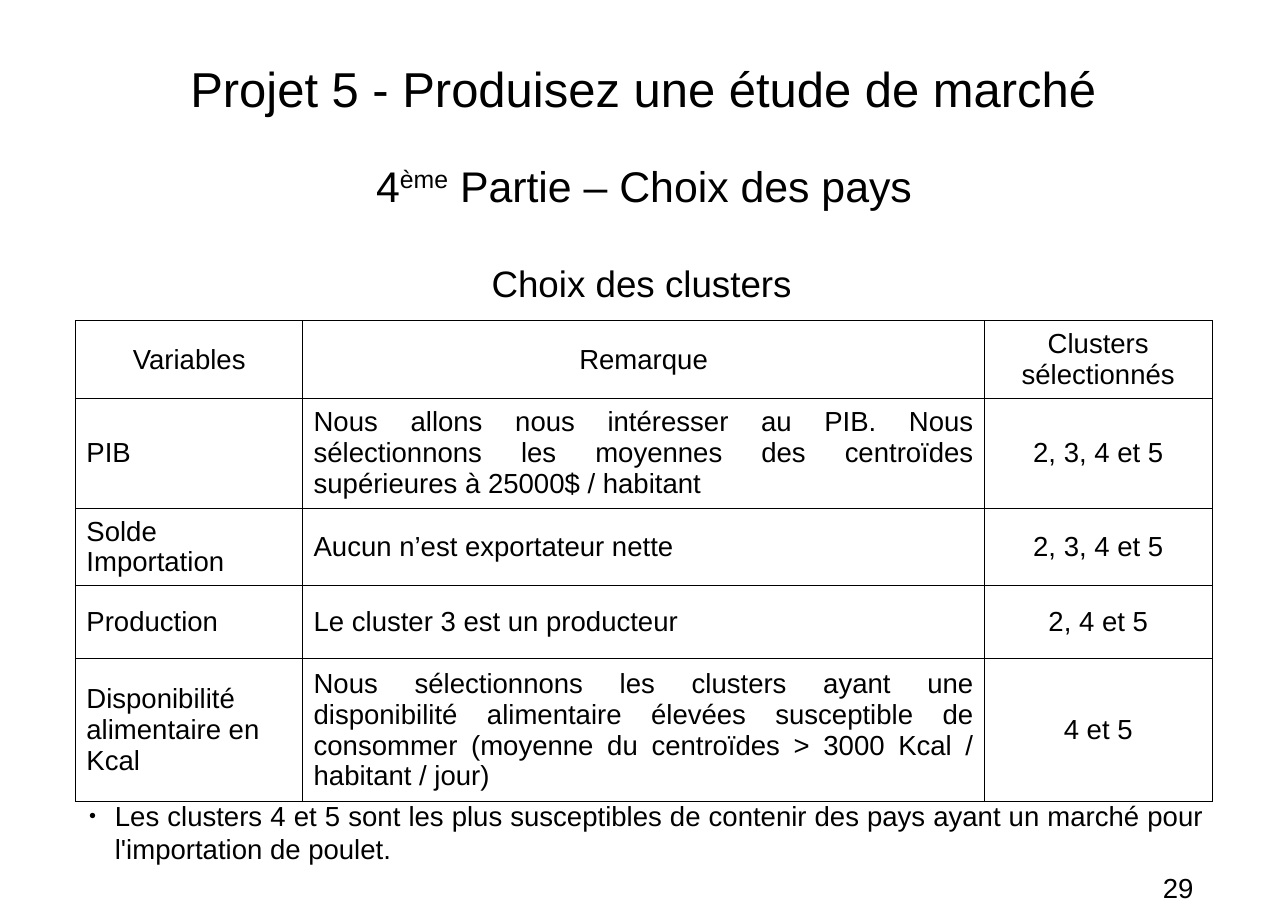
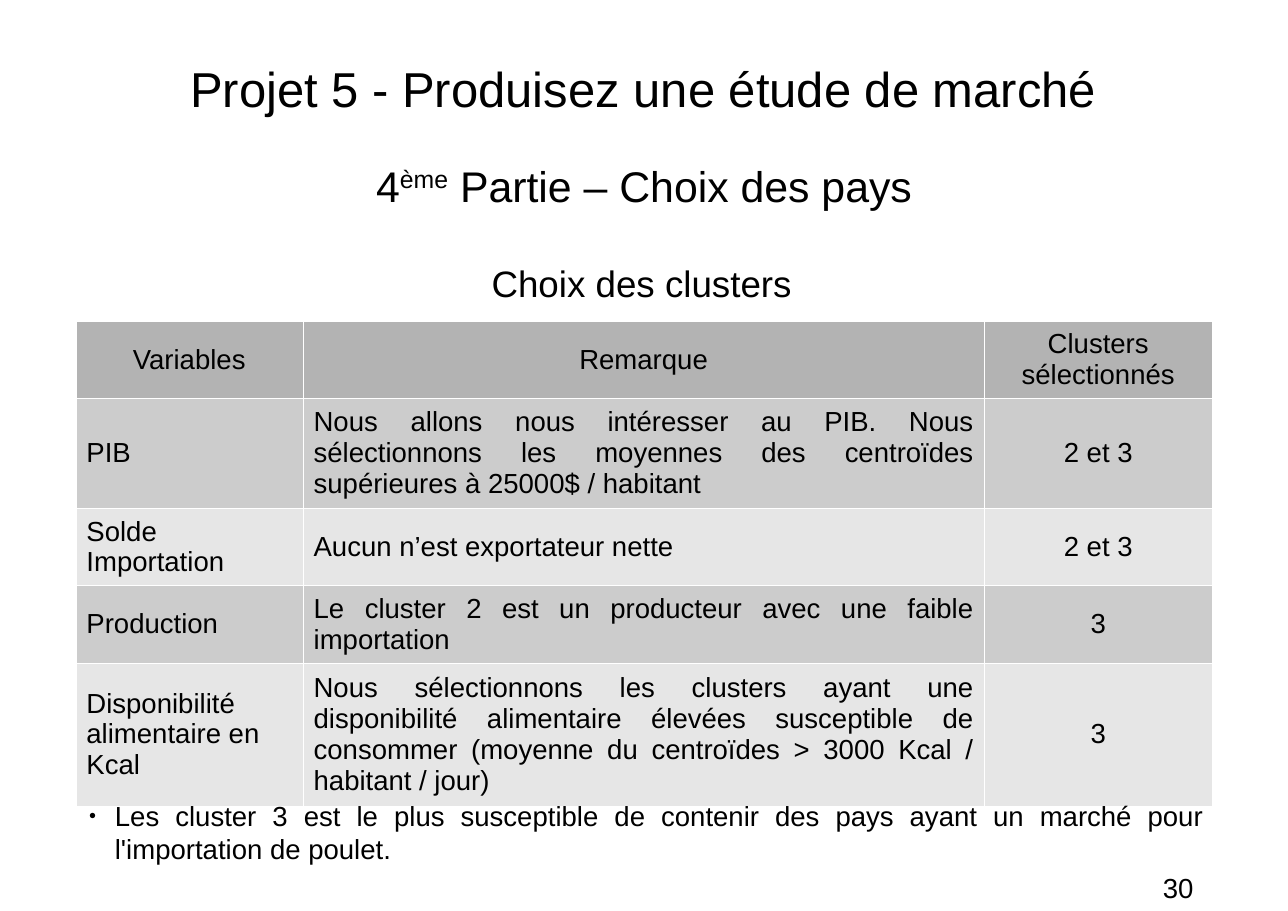
Before and after one commit to FranckDELRUE/FranckDELRUE-OCR-Project-5-DAn-Python, a slide deck: slide 30 of P5_04_Presentation.odp (slide 29 before the commit). Drawn at 1288x911 pixels with LibreOffice and Linux fonts; fonts in the diff are those of the drawing. Boxes give left, top, right and bottom in pixels: in the first picture for what was removed or moved away, otherwise in the second. Text is boxed around its words. In the diff, an @@ line names an element or a change of style, - is before the commit and + after.

```diff
--- a/P5_04_Presentation.odp
+++ b/P5_04_Presentation.odp
@@ table at (x1=76, y1=321, x2=1213, y2=799) @@
-row 2, column 3: 2, 3, 4 et 5
+row 2, column 3: 2 et 3
-row 3, column 3: 2, 3, 4 et 5
+row 3, column 3: 2 et 3
-row 4, column 2: Le cluster 3 est un producteur
+row 4, column 2: Le cluster 2 est un producteur avec une faible importation
-row 4, column 3: 2, 4 et 5
+row 4, column 3: 3
-row 5, column 3: 4 et 5
+row 5, column 3: 3
@@ fill none to #B3B3B3 in row 1 @@
@@ fill none to #CCCCCC in 6 cells @@
@@ fill none to #E6E6E6 in 6 cells @@
@@ borders changed @@
@@ text at (x1=115, y1=805, x2=1203, y2=864): text changed @@
-● Les clusters 4 et 5 sont les plus susceptibles de contenir des pays ayant un marché pour l'importation de poulet.
+● Les cluster 3 est le plus susceptible de contenir des pays ayant un marché pour l'importation de poulet.
@@ page number at (x1=1163, y1=878, x2=1194, y2=899): text changed @@
-29
+30
```
Also in this commit, not shown: 9 other slides changed, 6 slides added, 4 slides removed, 30 other files.
